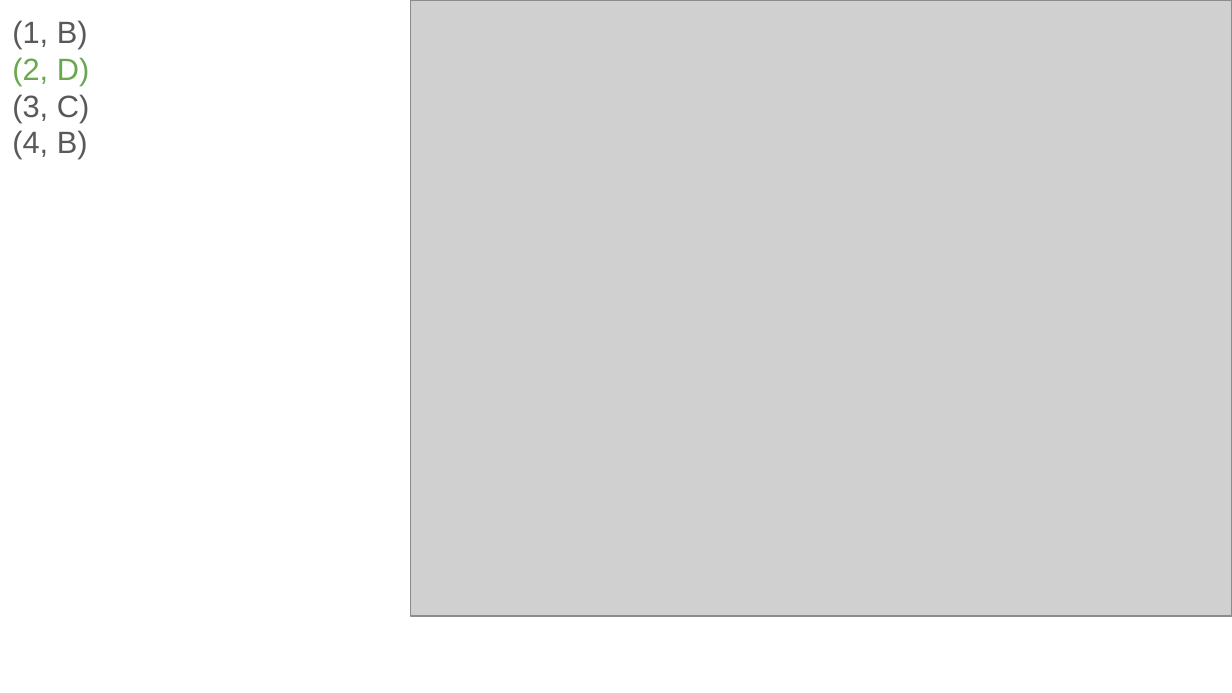
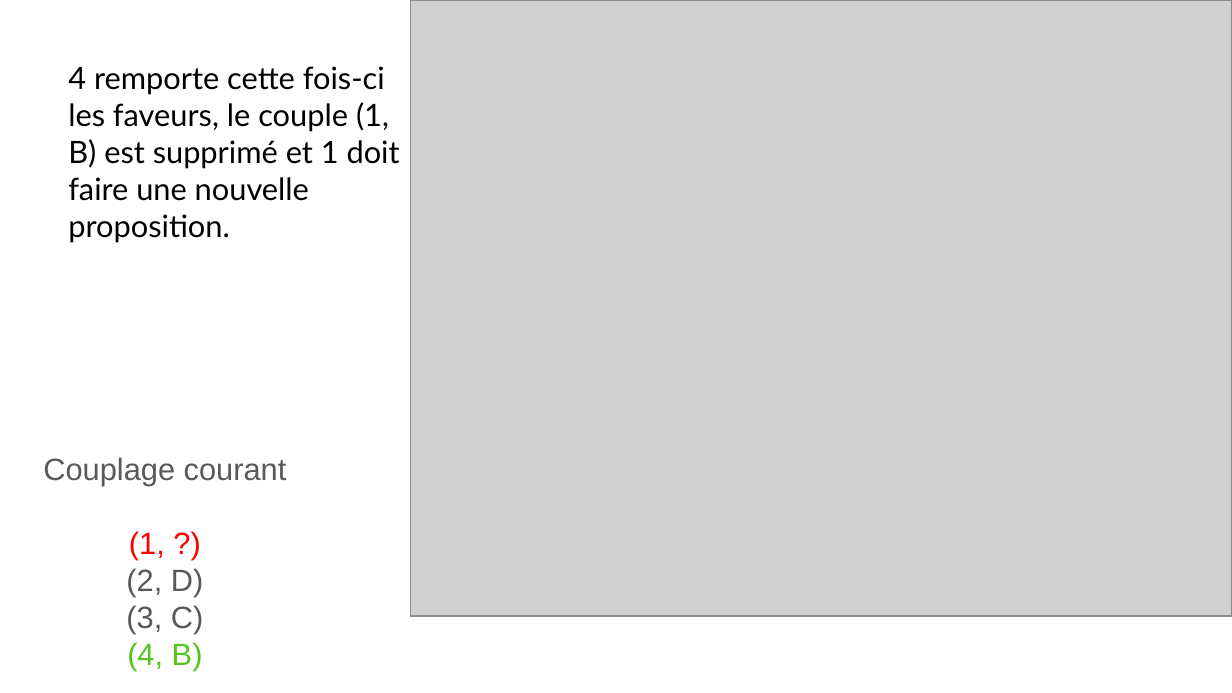
Before and after one commit to karimizerx/stable.roommates.problem, a slide deck: slide 13 of annexe.pptx (slide 10 before the commit). Drawn at 1232x693 pixels with LibreOffice and Linux fonts; fonts in the diff are those of the drawing; grey boxes stand for pictures. Boxes give left, top, right and bottom in pixels: in the first picture for what was removed or moved away, otherwise in the second. Text is boxed around its words. In the diff, an @@ line names an element or a change of style, - is before the commit and + after.

```diff
--- a/annexe.pptx
+++ b/annexe.pptx
@@ text added at [68,66,400,243], 18 pt, text #000000 @@
+4 remporte cette fois-ci les faveurs, le couple (1, B) est supprimé et 1 doit faire une nouvelle proposition.
@@ text "Couplage courant": place and size @@
-text "Couplage courant" at [12,20,89,159]
+text "Couplage courant" at [43,457,287,671]
@@ text at [43,457,287,560]: text changed @@
-(1, B)
+Couplage courant
+(1, ?)
@@ text at [126,568,203,671]: text colour #6AA84F to #595959 in "(2, D)"; text colour #595959 to #53C422 in "(4, B)"; alignment left to centre @@
```
Also in this commit, not shown: 40 other slides changed, 8 slides added, 5 slides removed, 1 other file.
